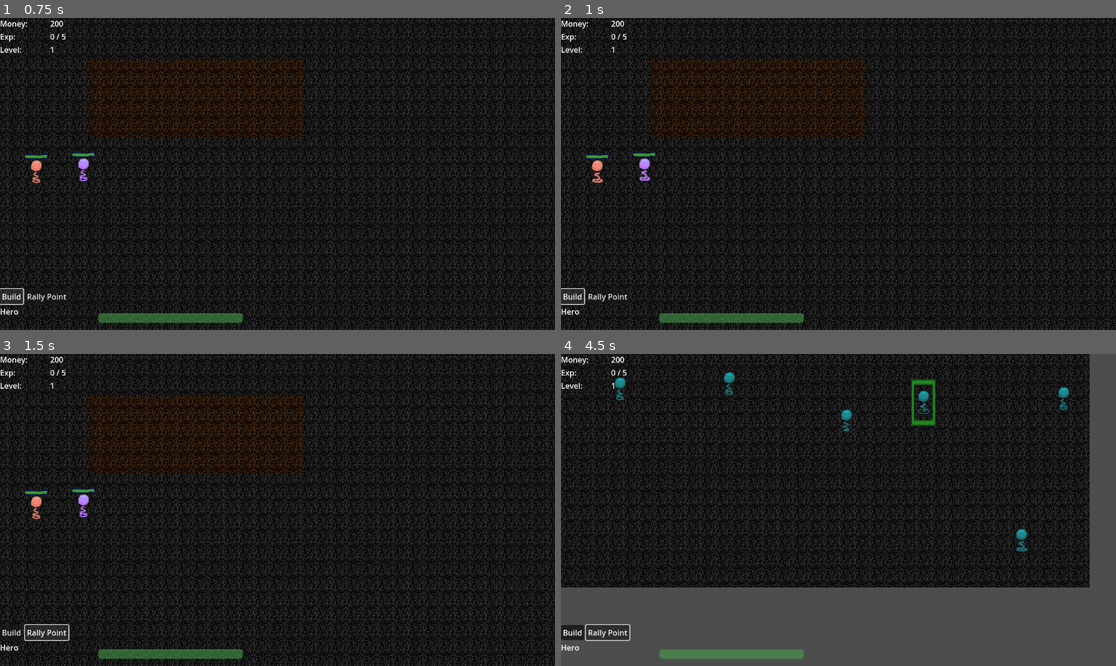
Above: before the commit, frames 1-4 (two rows, left to right).
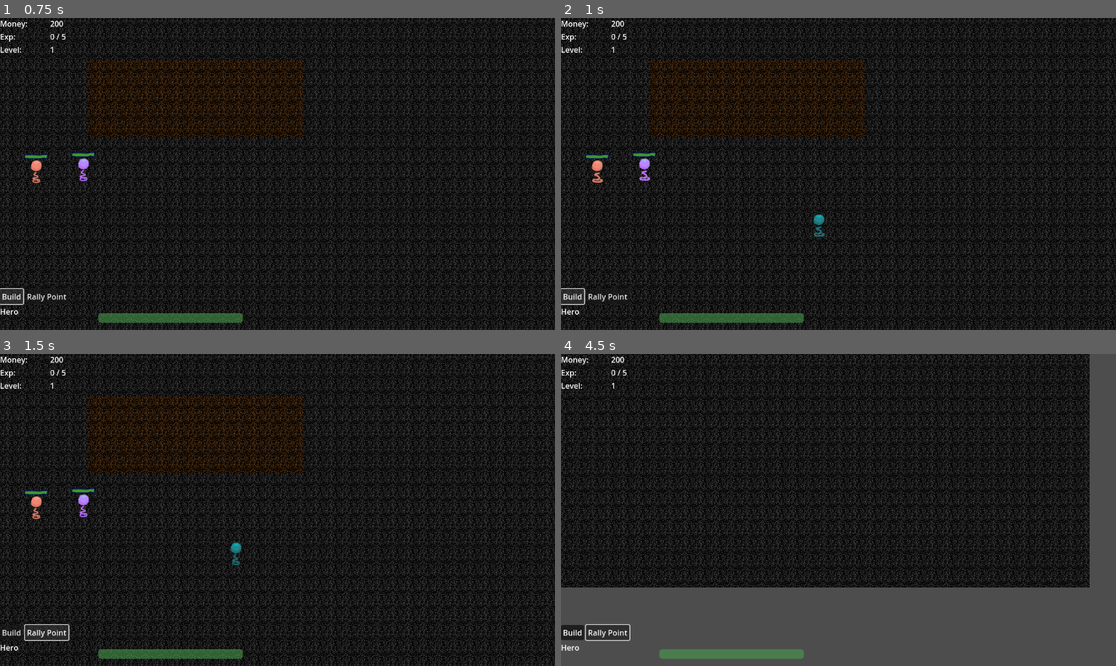
Above: after the commit, the same moments.

Repository: dokumor8/cahiddr
Game: Godot game, scene res://src/node_2d.tscn
Same seed, same stepped clock (60 frames per second), same inputs: the game is played once before the commit and once after it.
Inputs (mouse positions are in pixels of both pictures, inside the frame that each line leads up to):
- Up to frame 1 (0.75 s): click "Build" at 0.5 s
- Up to frame 2 (1 s): no input
- Up to frame 3 (1.5 s): click "Rally Point" at 1.25 s
- Up to frame 4 (4.5 s): move the mouse to (1099, 528) at 2.02 s; hold D (right) 2.03-2.78 s; tap B (build) at 2.1, 4.35 s; move the mouse to (999, 519) at 2.77 s; hold S (down) 2.78-3.53 s; click (999, 519) at 2.85 s; move the mouse to (1071, 385) at 3.52 s; hold D (right) 3.53-4.28 s; hold Right mouse button (right_click) 3.53-4.28 s; move the mouse to (943, 354) at 4.27 s; hold W (up) from 4.28 s (still down)

Frame 1 is identical in both runs. In frame 2, less than 0.1% of the frame differs, in the area x 45-48%, y 62-71%; in frame 3, less than 0.1%; in frame 4, 0.8%, in the area x 9-92%, y 5-64%.

Commit message:
Add movement node

Diff:
--- /dev/null
+++ b/src/GameWorld.gd
@@ -0,0 +1,14 @@
+extends Node2D
+@onready var navigation_region = $NavigationRegion2D
+@onready var navigation_map_rid = get_world_2d().navigation_map
+@onready var _navigation_region = find_child("NavigationRegion2D")
+
+
+func _ready():
+	NavigationServer2D.map_force_update(navigation_map_rid)
+
+func rebake():
+	_navigation_region.bake_navigation_mesh(false)
+
+func get_navigation_map_rid():
+	return navigation_map_rid
--- a/src/node_2d.tscn
+++ b/src/node_2d.tscn
@@ -1,9 +1,9 @@
 [gd_scene load_steps=18 format=3 uid="uid://deb6xe72w2557"]
 
 [ext_resource type="Script" path="res://src/node_2d.gd" id="1_pjd1t"]
+[ext_resource type="Script" path="res://src/GameWorld.gd" id="2_fiulx"]
 [ext_resource type="Texture2D" uid="uid://c6wktm4c5nwxg" path="res://img/floor.png" id="2_ov8mc"]
 [ext_resource type="Texture2D" uid="uid://revalfttnxyk" path="res://img/floor1.png" id="3_73ulq"]
-[ext_resource type="PackedScene" uid="uid://yscxacryvse1" path="res://src/units/unit.tscn" id="4_atc2k"]
 [ext_resource type="PackedScene" uid="uid://diuobw6bjl1nw" path="res://src/units/hero.tscn" id="5_sj74m"]
 [ext_resource type="PackedScene" uid="uid://5royanfnfv60" path="res://src/walk_marker.tscn" id="6_kq1q8"]
 [ext_resource type="PackedScene" uid="uid://drapmpdq3r5vo" path="res://src/units/king.tscn" id="7_8bfo6"]
@@ -48,6 +48,7 @@
 
 [node name="GameWorld" type="Node2D" parent="."]
 y_sort_enabled = true
+script = ExtResource("2_fiulx")
 
 [node name="TileMap" type="TileMap" parent="GameWorld"]
 tile_set = SubResource("TileSet_cfvh4")
@@ -58,12 +59,6 @@
 [node name="NavigationRegion2D" type="NavigationRegion2D" parent="GameWorld"]
 navigation_polygon = SubResource("NavigationPolygon_tx7oa")
 constrain_avoidance = true
-
-[node name="Unit" parent="GameWorld" instance=ExtResource("4_atc2k")]
-position = Vector2(1361, 585)
-
-[node name="Unit2" parent="GameWorld" instance=ExtResource("4_atc2k")]
-position = Vector2(1588, 564)
 
 [node name="Camera2D" type="Camera2D" parent="GameWorld"]
 position = Vector2(617, 524)
@@ -78,7 +73,7 @@
 position = Vector2(116, 519)
 
 [node name="SpawnArea" parent="GameWorld" instance=ExtResource("8_n7edf")]
-position = Vector2(1720, 530)
+position = Vector2(572, 619)
 
 [node name="TileHighlighter" type="Sprite2D" parent="GameWorld"]
 visible = false
--- a/src/spawn_area.gd
+++ b/src/spawn_area.gd
@@ -1,22 +1,24 @@
 extends Area2D
 
-var spawn_width = 200
-var spawn_height = 400
+var spawn_width = 20
+var spawn_height = 40
 var rng = RandomNumberGenerator.new()
 var Unit = preload("res://src/units/unit.tscn")
 
 # Called when the node enters the scene tree for the first time.
 func _ready():
 	seed(1)
-	await spawn_sequence(5, 1)
+
+	await get_tree().create_timer(1).timeout
+	await spawn_sequence(1, 1)
 	await get_tree().create_timer(5).timeout
-	await spawn_sequence(10, 0.1)
+#	await spawn_sequence(10, 0.1)
 	await get_tree().create_timer(15).timeout
-	await spawn_sequence(10, 1)
+#	await spawn_sequence(10, 1)
 	await get_tree().create_timer(5).timeout
-	await spawn_sequence(10, 0.5)
+#	await spawn_sequence(10, 0.5)
 	await get_tree().create_timer(1).timeout
-	await spawn_sequence(100, 0.5)
+#	await spawn_sequence(100, 0.5)
 
 
 func spawn_sequence(amount, delay):
@@ -28,15 +30,16 @@
 
 func spawn_enemy():
 	var unit = Unit.instantiate()
-	get_tree().get_root().add_child(unit)
+
+	var game_world = find_parent("GameWorld")
+	game_world.add_child(unit)
 #		shoot_target.emit(Bullet, rotation, position)
 	var x_spawn = rng.randi() % spawn_width
 	var y_spawn = rng.randi() % spawn_height
 
 	unit.global_position = global_position + Vector2(x_spawn, y_spawn)
-#		unit.velocity =
-	pass # Replace with function body.
-
+#	var king = game_world.find_child("King")
+#	unit.set_aggro_target(king)
 
 func _on_king_died():
 	$Timer.stop()
--- /dev/null
+++ b/src/traits/Movement.gd
@@ -0,0 +1,89 @@
+extends NavigationAgent2D
+
+signal movement_finished
+
+const INITIAL_DISPERSION_FACTOR = 0.1
+
+@export var speed: float = 100.0
+var _interim_speed: float = 0.0
+
+@onready var _game_world = find_parent("GameWorld")
+@onready var _unit = get_parent()
+
+
+func my_ready():
+
+	print("before timer")
+#	await get_tree().create_timer(1).timeout
+	if !is_instance_valid(_game_world) or _game_world._navigation_region == null:
+		print(is_instance_valid(_game_world))
+		print(_game_world._navigation_region)
+		print("waiting")
+		await _game_world.ready
+	velocity_computed.connect(_on_velocity_computed)
+	navigation_finished.connect(_on_navigation_finished)
+	set_navigation_map(_game_world.get_navigation_map_rid())
+	_align_unit_position_to_navigation()
+#	move(
+#		(
+#			_unit.global_position
+#			+ Vector2(randf(), randf()).normalized() * INITIAL_DISPERSION_FACTOR
+#		)
+#	)
+	print(is_connected("velocity_computed", _on_velocity_computed))
+
+
+
+func _physics_process(delta):
+	_interim_speed = speed * delta
+	var next_path_position: Vector2 = get_next_path_position()
+	var current_agent_position: Vector2 = _unit.global_transform.origin
+	var new_velocity: Vector2 = (
+		(next_path_position - current_agent_position).normalized() * _interim_speed
+	)
+#	print(is_navigation_finished())
+	set_velocity(new_velocity)
+
+
+func move(movement_target: Vector2):
+	print(movement_target)
+	target_position = movement_target
+
+
+func stop():
+	target_position = Vector2.INF
+
+
+func _align_unit_position_to_navigation():
+	await get_tree().process_frame  # wait for navigation to be operational
+	_unit.global_transform.origin = (
+		NavigationServer2D.map_get_closest_point(
+			get_navigation_map(), get_parent().global_transform.origin
+		)
+	)
+
+
+func _is_moving_actively():
+	return get_next_path_position() != _unit.global_position
+
+
+#func _rotate_in_direction(direction: Vector2):
+#	var rotation_target = _unit.global_transform.origin + direction
+#	if (
+#		not is_zero_approx(direction.length())
+#		and not rotation_target.is_equal_approx(_unit.global_transform.origin)
+#	):
+#		_unit.global_transform = _unit.global_transform.looking_at(rotation_target)
+
+
+func _on_velocity_computed(safe_velocity: Vector2):
+#	_rotate_in_direction(safe_velocity * Vector2(1, 1))
+#	print(safe_velocity)
+	_unit.global_transform.origin = _unit.global_transform.origin.move_toward(
+		_unit.global_transform.origin + safe_velocity, _interim_speed
+	)
+
+
+func _on_navigation_finished():
+	target_position = Vector2.INF
+	movement_finished.emit()
--- /dev/null
+++ b/src/traits/Movement.tscn
@@ -0,0 +1,8 @@
+[gd_scene load_steps=2 format=3 uid="uid://bksar5un4lyj0"]
+
+[ext_resource type="Script" path="res://src/traits/Movement.gd" id="1_mdw6b"]
+
+[node name="Movement" type="NavigationAgent2D"]
+avoidance_enabled = true
+max_neighbors = 5
+script = ExtResource("1_mdw6b")
--- a/src/units/unit.gd
+++ b/src/units/unit.gd
@@ -11,36 +11,36 @@
 var movement_speed: float = 100.0
 var movement_target_position: Vector2 = Vector2(60.0, 180.0)
 
-@onready var navigation_agent: NavigationAgent2D = $NavigationAgent2D
+@onready var _movement_trait = $Movement
 @onready var animated_sprite: AnimatedSprite2D = $AnimatedSprite2D
 @onready var aggro_target: CharacterBody2D
 @onready var shoot_timer = $Timer
 @export var speed = 100
 var stop_distance = 100.0
 var shoot_distance = 150.0
-var can_shoot = true
 var health = 4
 var max_health = 4
+var can_shoot = true
 var is_aggroed = true
 var unit_name = "Enemy"
 var unit_exp_value = 2
 var money_reward = 5
+var _king
 
 
 func _ready():
 	# These values need to be adjusted for the actor's speed
 	# and the navigation layout.
 	animated_sprite.play()
-	navigation_agent.path_desired_distance = stop_distance
-	navigation_agent.target_desired_distance = stop_distance
 	var root_node = get_tree().get_root()
 
-	aggro_target = root_node.get_node("/root/Main/GameWorld/King")
-	if is_instance_valid(aggro_target):
-		movement_target_position = aggro_target.position
+	_king = root_node.get_node("/root/Main/GameWorld/King")
 
-	# Make sure to not await during _ready.
-	call_deferred("actor_setup")
+	if is_instance_valid(_king):
+		set_aggro_target(_king)
+	print("calling myready")
+	_movement_trait.my_ready()
+#	print(_movement_trait.avoidance_enabled)
 
 
 func select():
@@ -69,22 +69,6 @@
 		can_shoot = false
 		shoot_timer.start()
 
-#
-#func aggro_move_shoot(_delta):
-#	if aggroed == false:
-#		return
-#
-#	look_at(target_object.position)
-#	velocity = position.direction_to(target_object.position) * speed
-#	if position.distance_to(target_object.position) > stop_distance:
-##		movement_target_position = target_object.position
-#		move_and_slide()
-#
-#
-#	if position.distance_to(target_object.position) < shoot_distance:
-##		movement_target_position = target_object.position
-##		move_and_slide()
-#		shoot(target_object)
 
 
 func _physics_process(_delta):
@@ -97,34 +81,8 @@
 			is_aggroed = false
 			return
 
-
 	if position.distance_to(aggro_target.position) < shoot_distance:
 		shoot(aggro_target)
-
-	set_movement_target(aggro_target.position)
-
-
-	if navigation_agent.is_navigation_finished():
-		return
-
-	var current_agent_position: Vector2 = global_position
-	var next_path_position: Vector2 = navigation_agent.get_next_path_position()
-
-	var new_velocity: Vector2 = next_path_position - current_agent_position
-	new_velocity = new_velocity.normalized()
-	new_velocity = new_velocity * movement_speed
-
-	navigation_agent.set_velocity(new_velocity)
-
-
-#	get_input()
-#	move_and_slide()
-#	aggro_move_shoot(delta)
-
-
-# Called every frame. 'delta' is the elapsed time since the previous frame.
-func _process(_delta):
-	pass
 
 
 func _on_aggro_area_body_entered(body):
@@ -149,23 +107,9 @@
 	deselect()
 
 
-func actor_setup():
-	# Wait for the first physics frame so the NavigationServer can sync.
-	await get_tree().physics_frame
-
-	# Now that the navigation map is no longer empty, set the movement target.
-	set_movement_target(movement_target_position)
-
-
-func set_movement_target(movement_target: Vector2):
-	navigation_agent.target_position = movement_target
-
-
 func set_health(new_health):
 	health = new_health
 	emit_signal("health_changed", new_health, max_health)
-
-
 
 
 var HitEffectHero = preload("res://src/effects/hit_effect_hero.tscn")
@@ -191,9 +135,4 @@
 
 func set_aggro_target(unit):
 	aggro_target = unit
-	set_movement_target(unit.position)
-
-
-func _on_navigation_agent_2d_velocity_computed(safe_velocity):
-	velocity = safe_velocity
-	move_and_slide()
+	_movement_trait.move(unit.global_position)
--- a/src/units/unit.tscn
+++ b/src/units/unit.tscn
@@ -6,6 +6,7 @@
 [ext_resource type="Texture2D" uid="uid://bh3o7mh2uex17" path="res://img/enemy_walk/frame0002.png" id="4_1bee2"]
 [ext_resource type="Texture2D" uid="uid://cd14q565s2q2o" path="res://img/enemy_walk/frame0003.png" id="5_cxr5c"]
 [ext_resource type="Texture2D" uid="uid://dbrkbbe8a1dbb" path="res://img/markers/select_marker.png" id="6_2vadc"]
+[ext_resource type="PackedScene" uid="uid://bksar5un4lyj0" path="res://src/traits/Movement.tscn" id="7_t4m6d"]
 
 [sub_resource type="CapsuleShape2D" id="CapsuleShape2D_k5hti"]
 radius = 24.0
@@ -32,7 +33,7 @@
 }]
 
 [sub_resource type="CircleShape2D" id="CircleShape2D_hnsns"]
-radius = 328.055
+radius = 430.45
 
 [sub_resource type="CapsuleShape2D" id="CapsuleShape2D_lvxpn"]
 radius = 23.0
@@ -73,12 +74,9 @@
 [node name="CollisionShape2D" type="CollisionShape2D" parent="ClickArea"]
 shape = SubResource("CapsuleShape2D_lvxpn")
 
-[node name="NavigationAgent2D" type="NavigationAgent2D" parent="."]
-avoidance_enabled = true
-radius = 15.76
+[node name="Movement" parent="." instance=ExtResource("7_t4m6d")]
 
 [connection signal="body_entered" from="AggroArea" to="." method="_on_aggro_area_body_entered"]
 [connection signal="timeout" from="Timer" to="." method="_on_timer_timeout"]
 [connection signal="mouse_entered" from="ClickArea" to="." method="_on_click_area_mouse_entered"]
 [connection signal="mouse_exited" from="ClickArea" to="." method="_on_click_area_mouse_exited"]
-[connection signal="velocity_computed" from="NavigationAgent2D" to="." method="_on_navigation_agent_2d_velocity_computed"]
Not shown: 1 places in src/units/unit.tscn that only renumber resources
